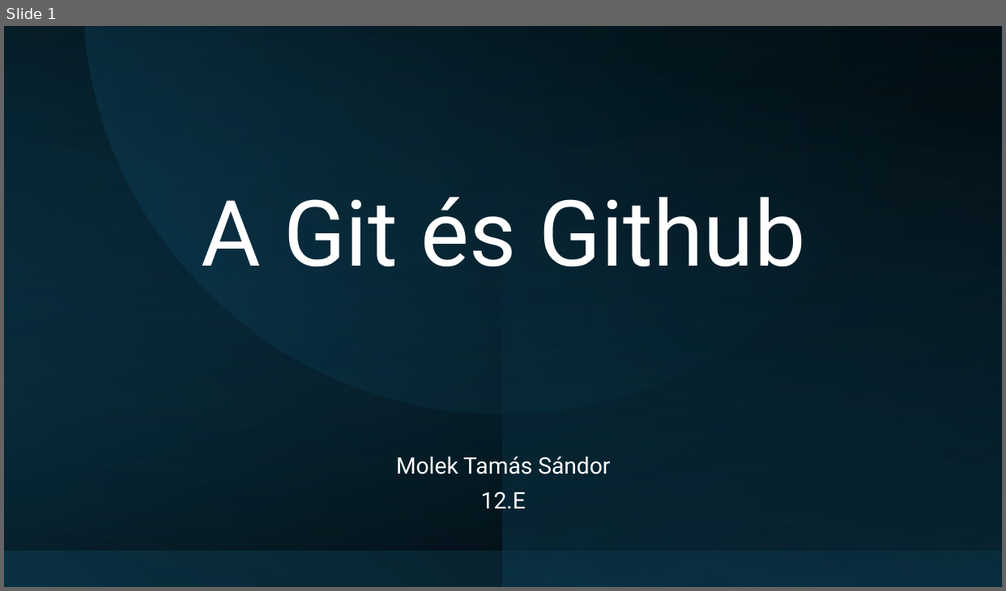
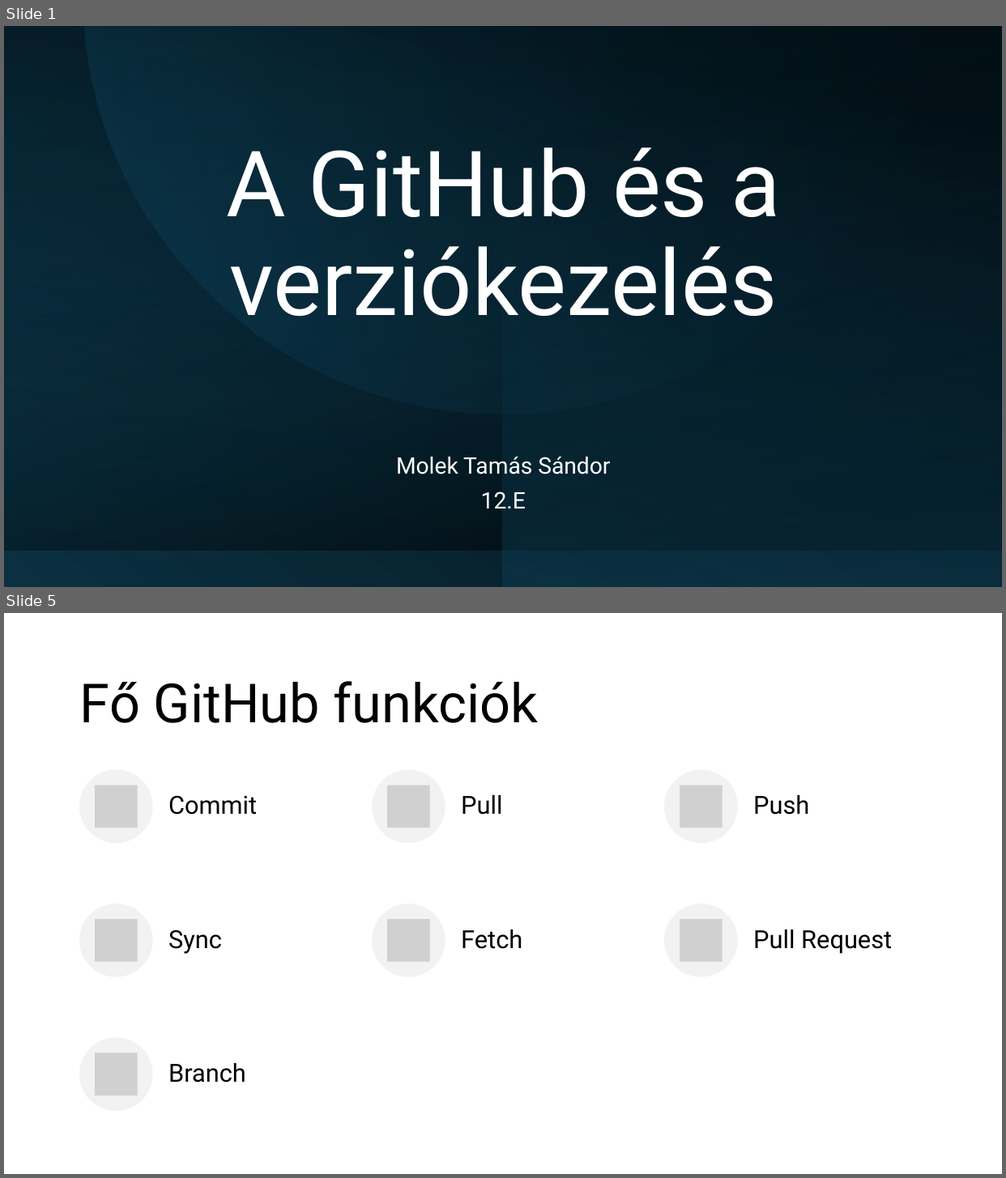
Before and after one commit to Maho-Yoshino/School_Notes, a slide deck: 2025-2026/IKT/github/Github.pptx. Shown one above the other, each under a label of ours: slide 1 before the commit, slides 1 and 5 after it; the slides between them are not shown. The pictures are 1006x591 and 1006x1178 pixels, drawn with LibreOffice and Linux fonts; fonts in the diff are those of the drawing; grey boxes stand for pictures. Boxes give left, top, right and bottom in pixels: in the first picture for what was removed or moved away, otherwise in the second. Text is boxed around its words. In the diff, an @@ line names an element or a change of style, - is before the commit and + after.

```diff
--- a/2025-2026/IKT/github/Github.pptx
+++ b/2025-2026/IKT/github/Github.pptx
@@ slide 5 added at box(4, 613, 1002, 1174), background #FFFFFF @@
@@ title added at box(80, 681, 538, 723), 52 pt, text #000000 @@
+Fő GitHub funkciók
@@ group added at box(79, 770, 892, 1112): 7 ellipses, 7 pictures, 7 texts @@
+Commit
+Pull
+Push
+Sync
+Fetch
+Pull Request
+Branch
@@ slide 1 changed as well @@
@@ title at box(226, 148, 780, 316): text changed @@
-A Git és Github
+A GitHub és a verziókezelés
```
Also in this commit, not shown: 1 other slide changed, 9 other slides added, 2 slides removed, 5 other files.
